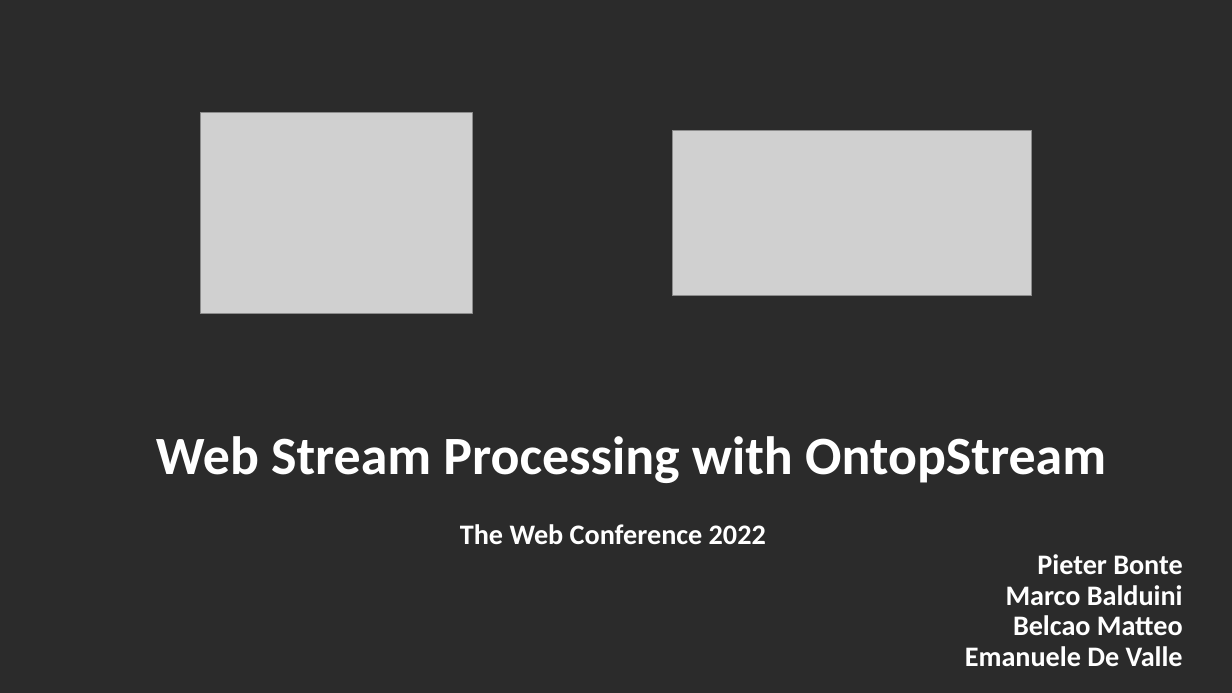
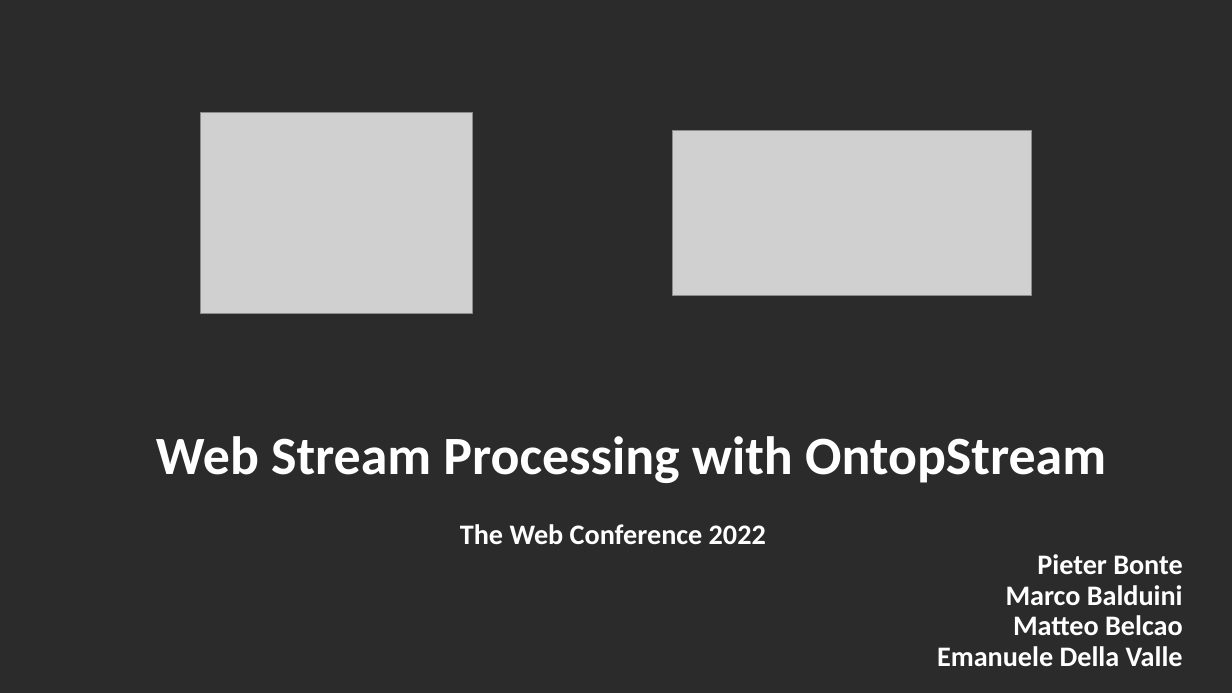
Before and after one commit to chimera-suite/OntopStream-TheWebConf2022Tutorial, a slide deck: slide 1 of Tutorial_WebConf.pptx. Drawn at 1232x693 pixels with LibreOffice and Linux fonts; fonts in the diff are those of the drawing; grey boxes stand for pictures; background and template pictures are left out; a plain dark background stands for a picture behind light text. Boxes give left, top, right and bottom in pixels: in the first picture for what was removed or moved away, otherwise in the second. Text is boxed around its words. In the diff, an @@ line names an element or a change of style, - is before the commit and + after.

```diff
--- a/Tutorial_WebConf.pptx
+++ b/Tutorial_WebConf.pptx
@@ text at (x1=937, y1=615, x2=1183, y2=666): text changed @@
-Belcao Matteo
-Emanuele De Valle
+Matteo Belcao
+Emanuele Della Valle
```
Also in this commit, not shown: 1 other slide changed, 2 other files.
